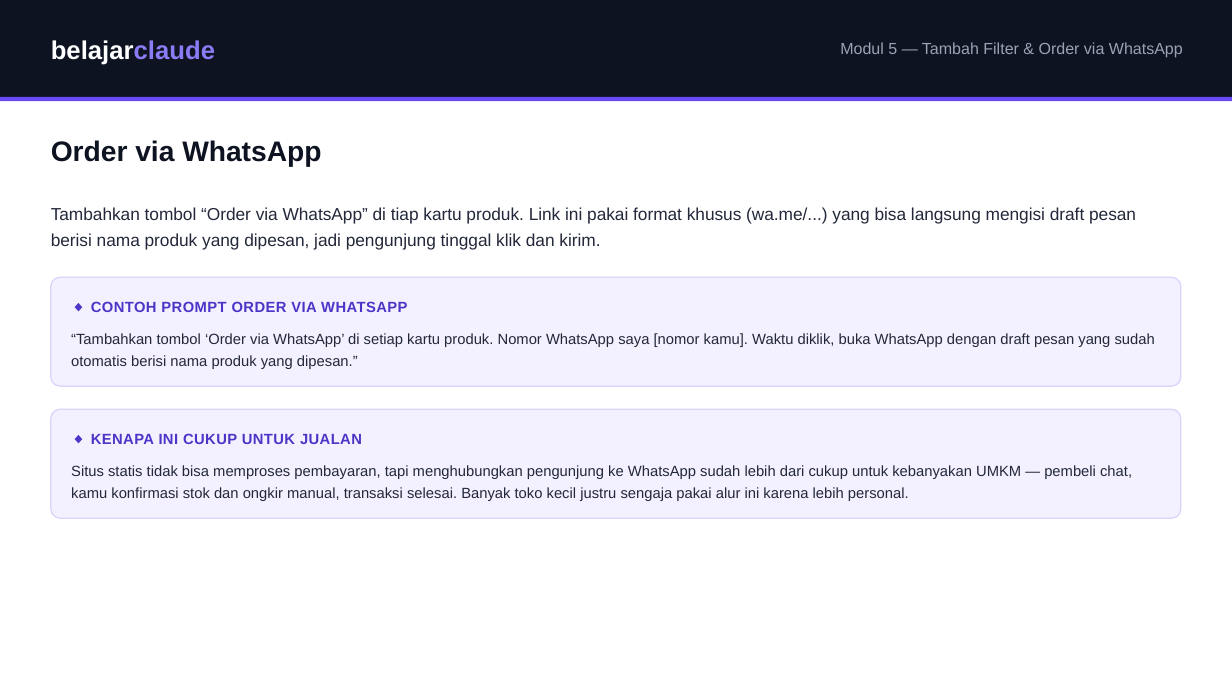
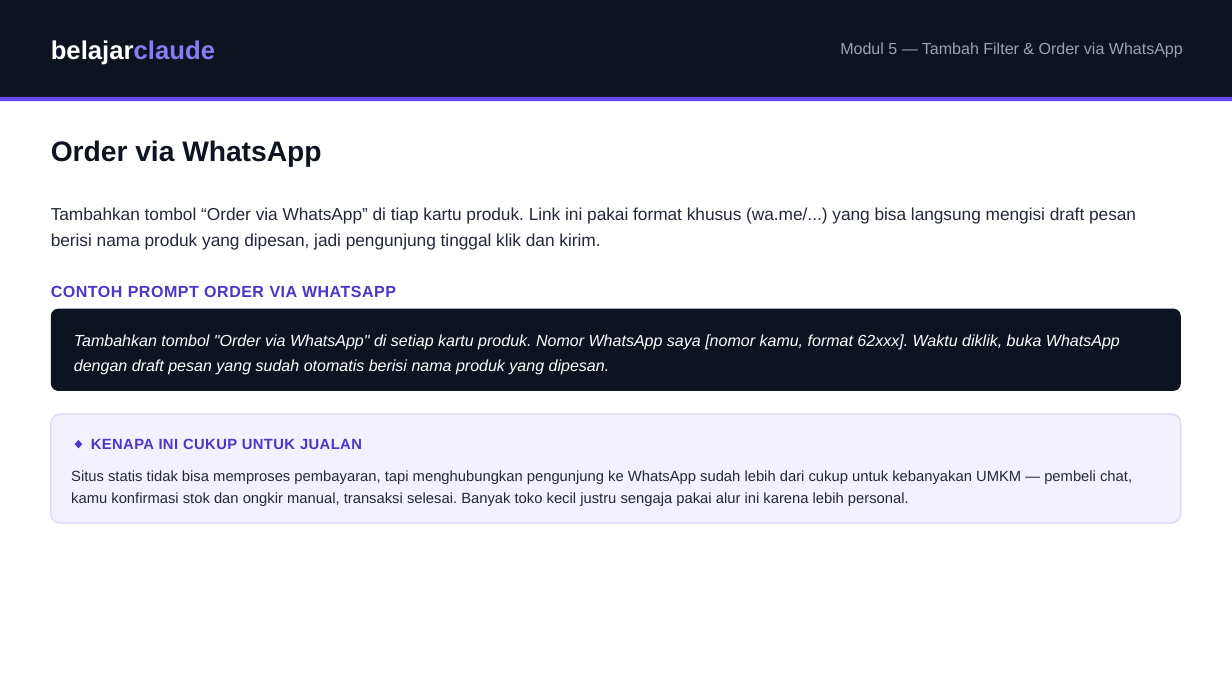
Before and after one commit to juliautomo/belajar-claude, a slide deck: slide 3 of Bikin-Website/M05-Tambah-Filter-Order-via-WhatsApp/BW-M05-Tambah-Filter-Order-via-WhatsApp.pptx. Drawn at 1232x693 pixels with LibreOffice and Linux fonts; fonts in the diff are those of the drawing. Boxes give left, top, right and bottom in pixels: in the first picture for what was removed or moved away, otherwise in the second. Text is boxed around its words. In the diff, an @@ line names an element or a change of style, - is before the commit and + after.

Commit message:
Align Bikin Website deck prompt-box styling with Analisis Data's
Analisis Data's decks visually distinguish an actual copy-paste prompt with
a dedicated dark-navy italic box (promptBox in ad_style.js), separate from
its light-purple instructional callouts. The Bikin Website decks were
showing example prompts inside the same generic light-purple callout as
regular tips, losing that distinction.

- M02, M04, M05: converted existing 'Contoh Prompt ...' callouts to a
  purple section label + dark prompt box, matching AD's exact pattern and
  colors.
- M01, M03, M08: added a prompt-box teaching moment where the module had
  none before, despite the site's own content page (bikin-website-content.html)
  already showing a real prompt at that point (.prompt-box class) -- pulled
  the exact wording from there so deck and site content agree.
- M06, M07 unchanged in content (GitHub/Vercel setup has no prompt-writing
  step, matching AD's own pattern of skipping promptBox where it doesn't apply).

Visually verified against rendered AD-M05 slides -- same navy/purple/green
palette, same box treatment, no overflow.

```diff
--- a/Bikin-Website/M05-Tambah-Filter-Order-via-WhatsApp/BW-M05-Tambah-Filter-Order-via-WhatsApp.pptx
+++ b/Bikin-Website/M05-Tambah-Filter-Order-via-WhatsApp/BW-M05-Tambah-Filter-Order-via-WhatsApp.pptx
@@ text at [51,286,396,297]: text changed; size 11.5 to 12.5 pt @@
-◆ CONTOH PROMPT ORDER VIA WHATSAPP
+CONTOH PROMPT ORDER VIA WHATSAPP
@@ rounded rectangle: place and size @@
-rounded rectangle at [51,277,1181,386]
+rounded rectangle at [51,309,1181,391]
@@ rounded rectangle at [51,309,1181,391]: fill #F3F0FF to #0D1321; outline #DCD3FB 1 pt to none; proportions changed @@
@@ text at [74,334,1120,375]: text changed; size 11.5 to 12.5 pt; text colour #23283A to #FFFFFF; italic on @@
-“Tambahkan tombol ‘Order via WhatsApp’ di setiap kartu produk. Nomor WhatsApp saya [nomor kamu]. Waktu diklik, buka WhatsApp dengan draft pesan yang sudah otomatis berisi nama produk yang dipesan.”
+Tambahkan tombol "Order via WhatsApp" di setiap kartu produk. Nomor WhatsApp saya [nomor kamu, format 62xxx]. Waktu diklik, buka WhatsApp dengan draft pesan yang sudah otomatis berisi nama produk yang dipesan.
@@ 2 texts, 1 rounded rectangle: place and size @@
-2 texts, 1 rounded rectangle at [51,409,1181,518]
+2 texts, 1 rounded rectangle at [51,414,1181,523]
```
Also in this commit, not shown: 1 other slide changed, 5 other files.
